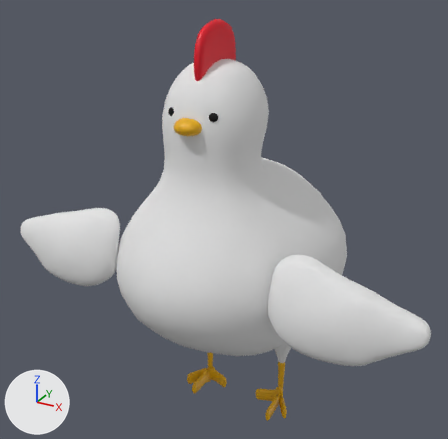
What one commit did to the Blender file FlufflParty/Assets/BlenderFiles/Characters/Chicken (Not Animated)/Chicken2.blend.
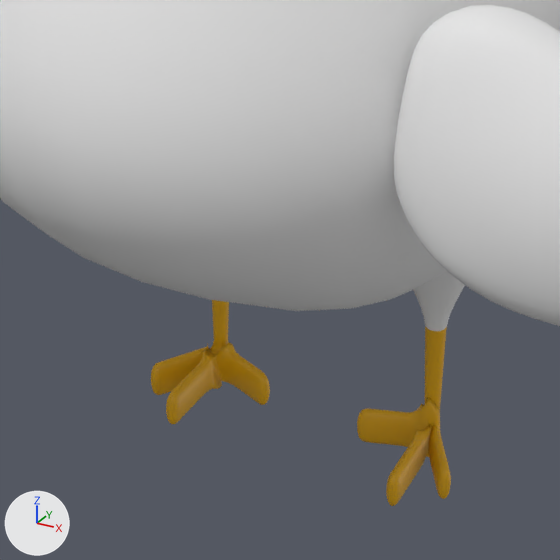
Each version appears first whole from a camera (50 mm lens) standing at (3.29, -6.18, 7.75) and looking at (-0.26, 0.27, 4.53), and next in a close-up on the part from 31% to 72% of the width and 58% to 100% of the height. The lights are fixed; the arrows at lower left show +X, +Y and +Z.
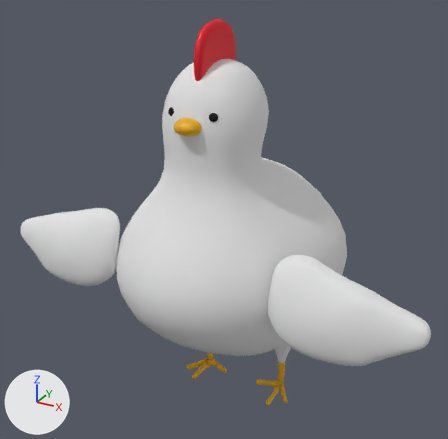
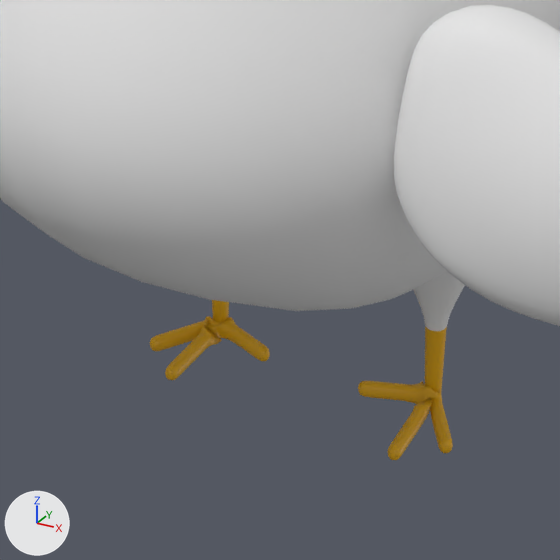
Commit message: Chicken Bug Fix

Scene script edits in JSON lines:
```json
{"block": "me_cube_005", "where": "# used by ob_cube_004; location = (0.0, 0.0, 0.414); scale = (1.55, 1.55, 1.16)"}
{"op": "remove", "block": "me_cube_005", "code": "me_cube_005.from_pydata(...)  # 7220 vertices, 7178 faces; spans x -1.69..1.69, y -1.01..1.49, z 1.2..5.74"}
{"op": "add", "block": "me_cube_005", "code": "me_cube_005.from_pydata(...)  # 7220 vertices, 7178 faces; spans x -1.69..1.69, y -1.01..1.49, z 1.43..5.74"}
{"block": "me_cube_005", "change": "me_cube_005 part 1: 2764 of 7220 vertices moved; they spanned x -0.51..0.51, y -0.04..0.29, z 1.2..1.48 and now span x -0.51..0.51, y -0.04..0.29, z 1.43..1.54; mean shift (0.0, 0.0, 0.17); largest move (-0.36, 0.25, 1.2) -> (-0.36, 0.25, 1.5)"}
```

What differs and where, as boxes [x1, y1, x2, y2] in the close-ups (560 x 560 px; the box of a moved part takes in the faces that stretch with it):
```json
{"object": "Cube.004", "change": "reshaped", "before": [0, 0, 560, 506], "after": [0, 0, 560, 460]}
{"part": 1, "of": "me_cube_005", "change": "moved or reshaped", "before": [151, 323, 451, 506], "after": [150, 316, 453, 460]}
```
